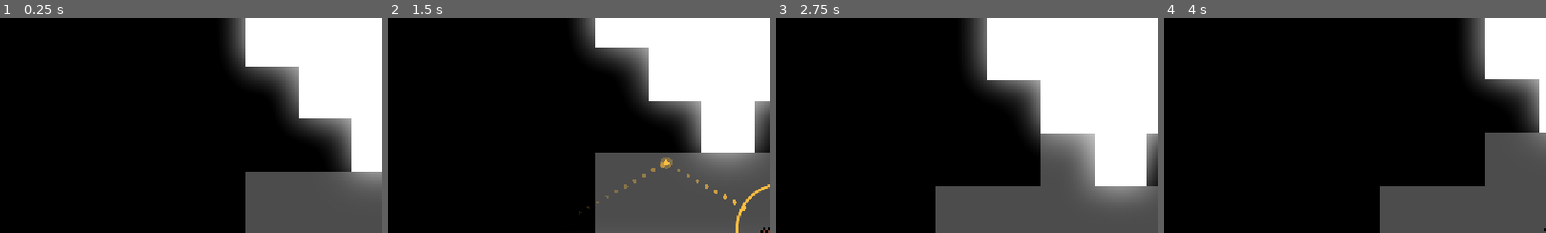
Above: before the commit, frames 1-4 (left to right).
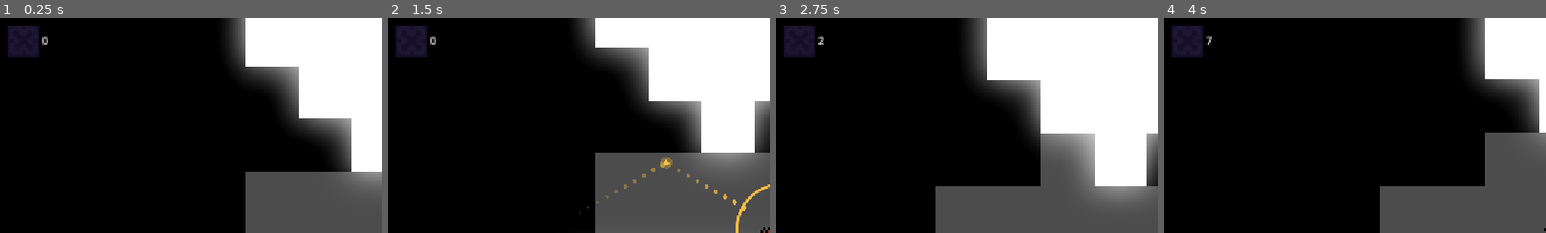
Above: after the commit, the same moments.

Repository: extension1/daven
Game: Godot game, scene res://Scenes/main.tscn
Same seed, same stepped clock (60 frames per second), same inputs: the game is played once before the commit and once after it.
Inputs (mouse positions are % of the whole screen's width and height, from its top left):
- Up to frame 1 (0.25 s): no input
- Up to frame 2 (1.5 s): tap Enter at 0.5 s; move the mouse to (72, 45) at 0.52 s; hold D (right) 0.53-1.25 s; tap W (bounce) at 0.6 s; click (72, 45) at 0.67 s; tap Up at 0.77 s; drag from (30, 55) to (45, 70) at 1.27 s
- Up to frame 3 (2.75 s): move the mouse to (60, 28) at 2.02 s; hold A (left) from 2.03 s (still down); hold Mouse wheel down (zoom_out) from 2.03 s (still down)
- Up to frame 4 (4 s): release A (left) at 2.75 s; release Mouse wheel down (zoom_out) at 2.75 s; drag from (45, 70) to (20, 35) at 2.77 s; move the mouse to (80, 65) at 3.52 s; hold D (right) from 3.53 s (still down); tap Shift at 3.6 s; tap Up at 3.77 s
The pictures show only the part of the screen within x 1-51%, y 1-51%; the shares and areas given below are measured in that part.

The runs differ from the first frame. In frame 1, 1.3% of the frame differs, in the area x 2-13%, y 3-19%; in frame 2, 1.3%; in frame 3, 1.3%; in frame 4, 1.2%.

Commit message:
block counting yay

Diff:
--- /dev/null
+++ b/Scenes/HUD.gd
@@ -0,0 +1,14 @@
+extends CanvasLayer
+var shards: int = 0
+@onready var counter: RichTextLabel = $HBoxContainer/RichTextLabel
+
+func _ready() -> void:
+	var worldnode = get_tree().get_first_node_in_group("chunk_world")
+	worldnode.brick_broken.connect(_on_break)
+	print(worldnode) ## debugg
+
+
+func _on_break(_layer: TileMapLayer, cell: Vector2i) -> void:
+	shards += 1
+	counter.text = str(shards)
+	print("hit") ## debug
--- a/Scenes/camera_2d_zoom.gd
+++ b/Scenes/camera_2d_zoom.gd
@@ -18,6 +18,7 @@
 	# bugtesting so infinite zoom yayay
 	zoom_variable = clampf(zoom_variable, min_zoom, max_zoom)
 
+# smooth criminal
 func _process(delta: float) -> void:
 	var zoom_x = zoom.x
 	var zoom_y = zoom.y
--- a/Scenes/main.tscn
+++ b/Scenes/main.tscn
@@ -2,11 +2,36 @@
 
 [ext_resource type="PackedScene" uid="uid://dqyl1f0juve0n" path="res://Scenes/Map.tscn" id="1_bo1nx"]
 [ext_resource type="PackedScene" uid="uid://d3o5u4ckpxkst" path="res://Scenes/daven.tscn" id="2_8gbba"]
+[ext_resource type="Texture2D" uid="uid://dso1cbd2e7ofj" path="res://imgs/coob.png" id="2_jjvhh"]
+[ext_resource type="Script" uid="uid://c8sk20xjtqwl7" path="res://Scenes/HUD.gd" id="2_kry3j"]
 
 [node name="Main" type="Node2D" unique_id=707484614]
 
 [node name="Bedrock" parent="." unique_id=1326559206 instance=ExtResource("1_bo1nx")]
 position = Vector2(-153, 401)
 
+[node name="CanvasLayer" type="CanvasLayer" parent="." unique_id=1038153349]
+script = ExtResource("2_kry3j")
+
+[node name="HBoxContainer" type="HBoxContainer" parent="CanvasLayer" unique_id=1419028663]
+offset_left = 20.0
+offset_top = 10.0
+offset_right = 99.0
+offset_bottom = 70.0
+
+[node name="TextureRect" type="TextureRect" parent="CanvasLayer/HBoxContainer" unique_id=116129558]
+custom_minimum_size = Vector2(48, 48)
+layout_mode = 2
+texture = ExtResource("2_jjvhh")
+expand_mode = 1
+stretch_mode = 5
+
+[node name="RichTextLabel" type="RichTextLabel" parent="CanvasLayer/HBoxContainer" unique_id=1167203693]
+layout_mode = 2
+size_flags_vertical = 4
+text = "0"
+fit_content = true
+autowrap_mode = 0
+
 [node name="davenog" parent="." unique_id=1043932947 instance=ExtResource("2_8gbba")]
 position = Vector2(-196, 313)
--- a/chunkgen/iteration1.gd
+++ b/chunkgen/iteration1.gd
@@ -177,3 +177,4 @@
 	if layer == brick_layer:
 		broken[cell] = true
 	brick_broken.emit(layer, cell)
+	print("i broke something") ## debug
Not shown, added: Scenes/HUD.gd.uid
Binary file added: imgs/coob.png
Not shown, added: imgs/coob.png.import
